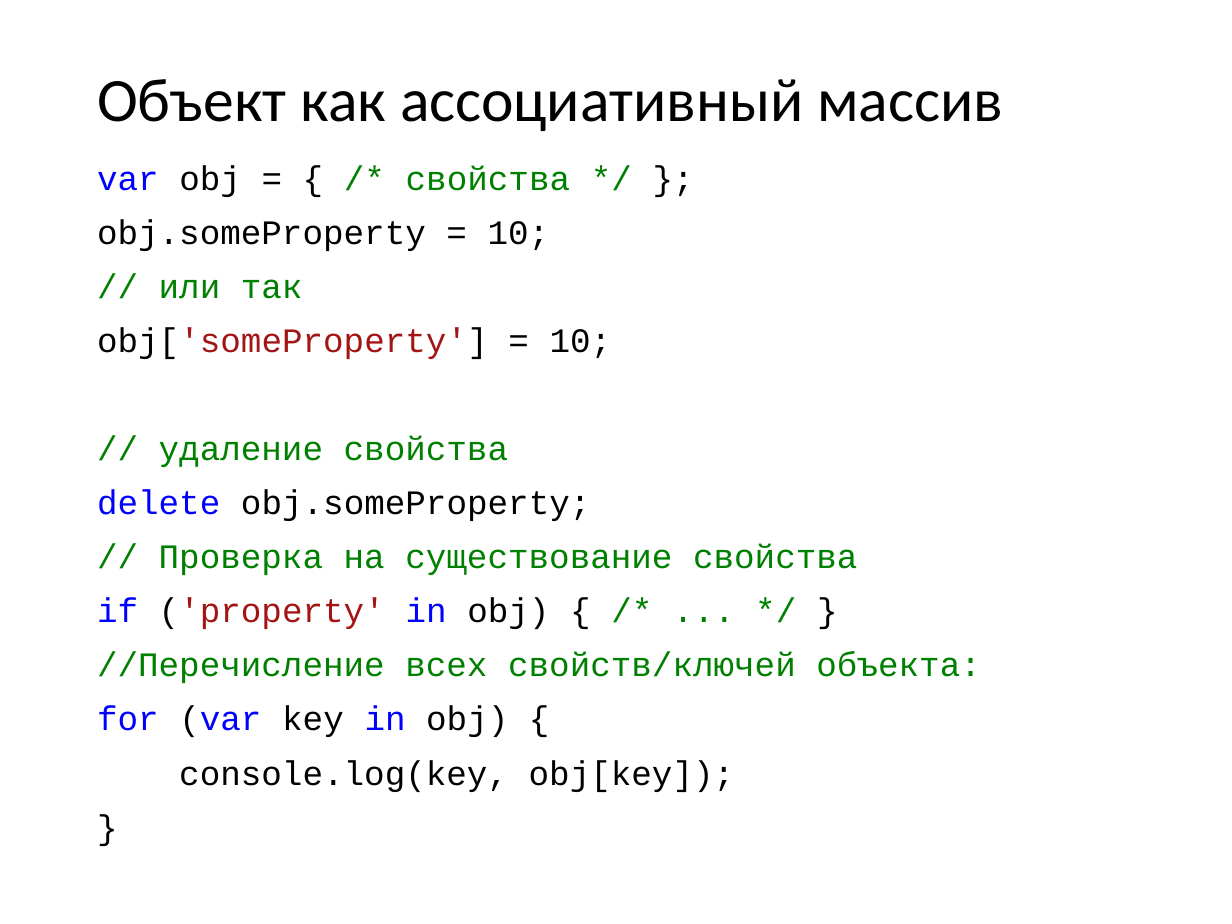
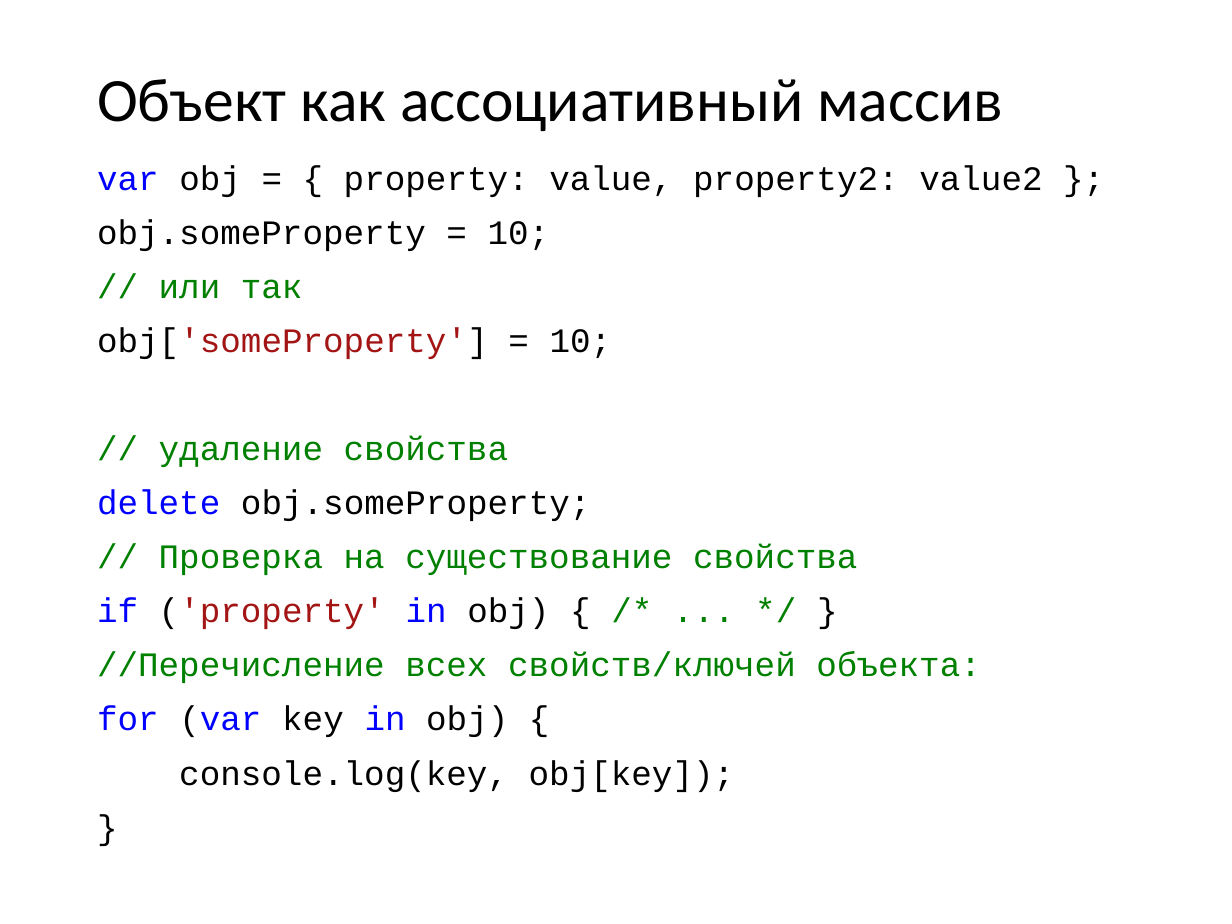
Before and after one commit to kontur-intern-2015/front-end, a slide deck: slide 10 of JavaScript vs C#.pptx. Drawn at 1232x924 pixels with LibreOffice and Linux fonts; fonts in the diff are those of the drawing. Boxes give left, top, right and bottom in pixels: in the first picture for what was removed or moved away, otherwise in the second. Text is boxed around its words. In the diff, an @@ line names an element or a change of style, - is before the commit and + after.

```diff
--- a/JavaScript vs C#.pptx
+++ b/JavaScript vs C#.pptx
@@ text at (97, 165, 1042, 197): text changed; text colour #008000 to #000000 @@
-var obj = { /* свойства */ };
+var obj = { property: value, property2: value2 };
```
Also in this commit, not shown: 1 other slide changed, 1 slide added.
